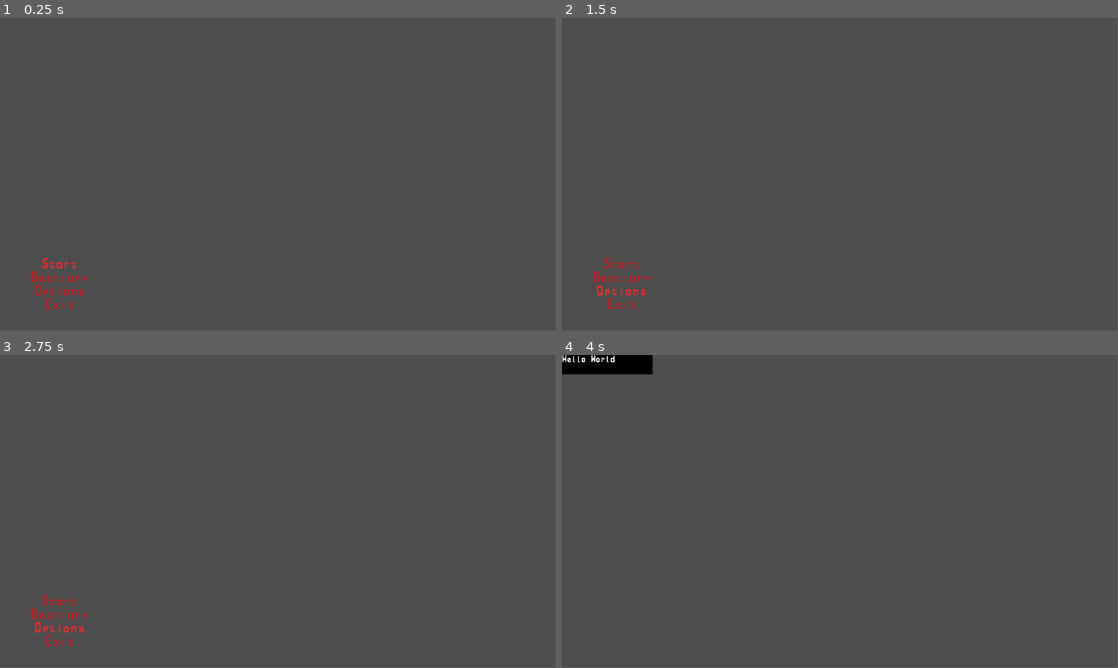
Above: before the commit, frames 1-4 (two rows, left to right).
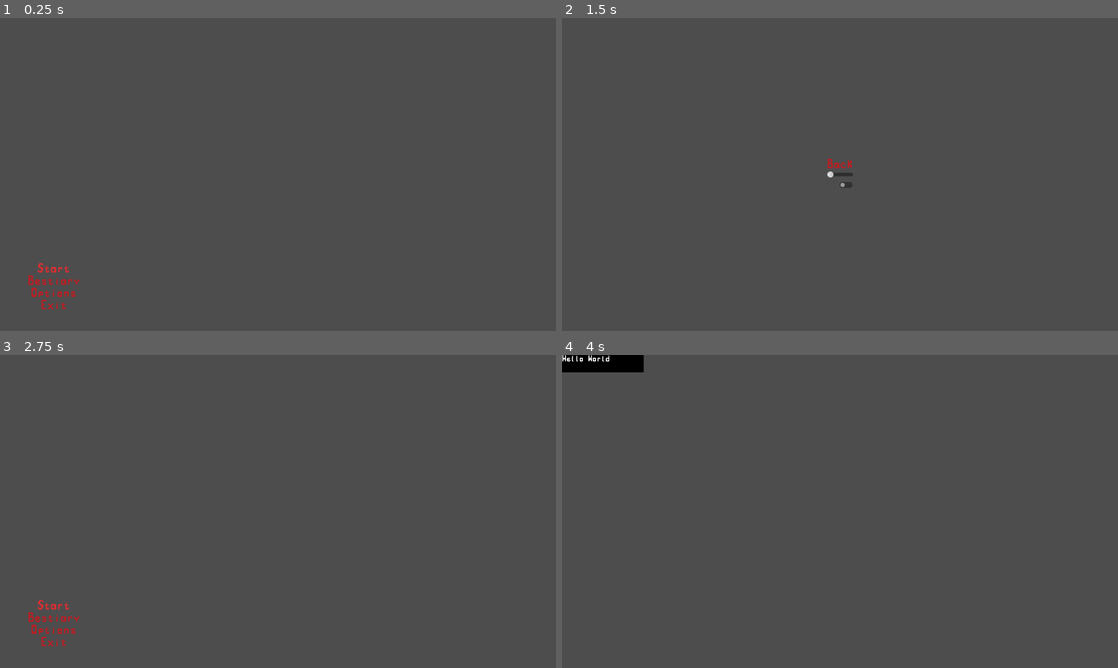
Above: after the commit, the same moments.

Repository: Dark7ermina7or/Project-MoSzat
Game: Godot game, scene res://Scenes/menu.tscn
The game is run twice, just before and just after one commit, with the same random seed, the same clock (stepped at 60 frames per second) and the same inputs.
Inputs (mouse positions are in pixels of both pictures, inside the frame that each line leads up to):
- Up to frame 1 (0.25 s): no input
- Up to frame 2 (1.5 s): click "Bestiary" at 0.5 s; click "Options" at 1.25 s
- Up to frame 3 (2.75 s): click (278, 502) at 2 s, where only the run after the commit has a clickable "Back"
- Up to frame 4 (4 s): click "Start" at 2.75 s; tap Enter at 3.5 s
In our replay, the window is 799x449 before the commit and 800x450 after it. These sizes can differ from the game's own. Grey fills any space a smaller window leaves; there, only what the larger window draws over its background counts as a difference.

The runs differ from the first frame. In frame 1, 0.5% of the frame differs, in the area x 5-16%, y 76-94%; in frame 2, 0.5%; in frame 3, 0.6%; in frame 4, 0.3%.

Commit message:
Added Sound files + Options menu base

Diff:
--- a/FontTheme.tres
+++ b/FontTheme.tres
@@ -39,3 +39,7 @@
 Button/styles/hover = SubResource("StyleBoxTexture_novls")
 Button/styles/normal = SubResource("StyleBoxTexture_f7663")
 Button/styles/pressed = SubResource("StyleBoxTexture_o1cun")
+MarginContainer/constants/margin_bottom = 48
+MarginContainer/constants/margin_left = 64
+MarginContainer/constants/margin_right = 48
+MarginContainer/constants/margin_top = 64
--- a/Scenes/menu.tscn
+++ b/Scenes/menu.tscn
@@ -13,36 +13,42 @@
 theme = ExtResource("1_tsum5")
 script = ExtResource("1_eahab")
 
-[node name="VBoxContainer" type="VBoxContainer" parent="."]
+[node name="MarginContainer" type="MarginContainer" parent="."]
 layout_mode = 1
-anchors_preset = 2
-anchor_top = 1.0
+anchors_preset = 15
+anchor_right = 1.0
 anchor_bottom = 1.0
-offset_left = 64.0
-offset_top = -150.0
-offset_right = 184.0
-offset_bottom = -42.0
-grow_vertical = 0
+grow_horizontal = 2
+grow_vertical = 2
+theme_override_constants/margin_left = 64
+theme_override_constants/margin_top = 48
+theme_override_constants/margin_right = 64
+theme_override_constants/margin_bottom = 48
 
-[node name="Start" type="Button" parent="VBoxContainer"]
+[node name="VBoxContainer" type="VBoxContainer" parent="MarginContainer"]
+layout_mode = 2
+size_flags_horizontal = 0
+size_flags_vertical = 8
+
+[node name="Start" type="Button" parent="MarginContainer/VBoxContainer"]
 layout_mode = 2
 focus_neighbor_top = NodePath("../Exit")
 text = "Start"
 
-[node name="Bestiary" type="Button" parent="VBoxContainer"]
+[node name="Bestiary" type="Button" parent="MarginContainer/VBoxContainer"]
 layout_mode = 2
 text = "Bestiary"
 
-[node name="Options" type="Button" parent="VBoxContainer"]
+[node name="Options" type="Button" parent="MarginContainer/VBoxContainer"]
 layout_mode = 2
 text = "Options"
 
-[node name="Exit" type="Button" parent="VBoxContainer"]
+[node name="Exit" type="Button" parent="MarginContainer/VBoxContainer"]
 layout_mode = 2
 focus_neighbor_bottom = NodePath("../Start")
 text = "Exit"
 
-[connection signal="pressed" from="VBoxContainer/Start" to="." method="_on_start_pressed"]
-[connection signal="pressed" from="VBoxContainer/Bestiary" to="." method="_on_bestiary_pressed"]
-[connection signal="pressed" from="VBoxContainer/Options" to="." method="_on_options_pressed"]
-[connection signal="pressed" from="VBoxContainer/Exit" to="." method="_on_exit_pressed"]
+[connection signal="pressed" from="MarginContainer/VBoxContainer/Start" to="." method="_on_start_pressed"]
+[connection signal="pressed" from="MarginContainer/VBoxContainer/Bestiary" to="." method="_on_bestiary_pressed"]
+[connection signal="pressed" from="MarginContainer/VBoxContainer/Options" to="." method="_on_options_pressed"]
+[connection signal="pressed" from="MarginContainer/VBoxContainer/Exit" to="." method="_on_exit_pressed"]
--- /dev/null
+++ b/Scenes/settings_menu.tscn
@@ -0,0 +1,51 @@
+[gd_scene load_steps=4 format=3 uid="uid://brj6q4ppv57ga"]
+
+[ext_resource type="Script" path="res://Scripts/settings_menu.gd" id="1_q1pol"]
+[ext_resource type="Theme" uid="uid://scev88nm8kc5" path="res://FontTheme.tres" id="2_0d45o"]
+
+[sub_resource type="AudioStreamMP3" id="AudioStreamMP3_u6ruf"]
+
+[node name="SettingsMenu" type="Control"]
+layout_mode = 3
+anchors_preset = 15
+anchor_right = 1.0
+anchor_bottom = 1.0
+grow_horizontal = 2
+grow_vertical = 2
+theme = ExtResource("2_0d45o")
+script = ExtResource("1_q1pol")
+
+[node name="MarginContainer" type="MarginContainer" parent="."]
+layout_mode = 1
+anchors_preset = 15
+anchor_right = 1.0
+anchor_bottom = 1.0
+grow_horizontal = 2
+grow_vertical = 2
+theme_override_constants/margin_left = 48
+theme_override_constants/margin_top = 64
+theme_override_constants/margin_right = 48
+theme_override_constants/margin_bottom = 64
+
+[node name="VBoxContainer" type="VBoxContainer" parent="MarginContainer"]
+layout_mode = 2
+size_flags_horizontal = 4
+size_flags_vertical = 4
+theme = ExtResource("2_0d45o")
+
+[node name="BackButton" type="Button" parent="MarginContainer/VBoxContainer"]
+layout_mode = 2
+text = "Back"
+
+[node name="VolumeSlider" type="HSlider" parent="MarginContainer/VBoxContainer"]
+layout_mode = 2
+
+[node name="MuteButton" type="CheckButton" parent="MarginContainer/VBoxContainer"]
+layout_mode = 2
+
+[node name="AudioStreamPlayer" type="AudioStreamPlayer" parent="."]
+stream = SubResource("AudioStreamMP3_u6ruf")
+
+[connection signal="pressed" from="MarginContainer/VBoxContainer/BackButton" to="." method="_on_back_button_pressed"]
+[connection signal="value_changed" from="MarginContainer/VBoxContainer/VolumeSlider" to="." method="_on_volume_slider_value_changed"]
+[connection signal="toggled" from="MarginContainer/VBoxContainer/MuteButton" to="." method="_on_mute_button_toggled"]
--- a/Scripts/menu.gd
+++ b/Scripts/menu.gd
@@ -6,7 +6,7 @@
 
 # Called when the node enters the scene tree for the first time.
 func _ready() -> void:
-	$VBoxContainer/Start.grab_focus()
+	$MarginContainer/VBoxContainer/Start.grab_focus()
 
 
 # Called every frame. 'delta' is the elapsed time since the previous frame.
@@ -19,7 +19,7 @@
 
 
 func _on_options_pressed() -> void:
-	pass # Replace with function body.
+	get_tree().change_scene_to_file("res://Scenes/settings_menu.tscn")
 
 
 func _on_bestiary_pressed() -> void:
--- /dev/null
+++ b/Scripts/settings_menu.gd
@@ -0,0 +1,23 @@
+extends Control
+
+
+# Called when the node enters the scene tree for the first time.
+func _ready() -> void:
+	pass # Replace with function body.
+
+
+# Called every frame. 'delta' is the elapsed time since the previous frame.
+func _process(delta: float) -> void:
+	pass
+
+
+func _on_back_button_pressed() -> void:
+	get_tree().change_scene_to_file("res://Scenes/menu.tscn")
+
+
+func _on_volume_slider_value_changed(value: float) -> void:
+	AudioServer.set_bus_volume_db(0,value)
+
+
+func _on_mute_button_toggled(toggled_on: bool) -> void:
+	AudioServer.set_bus_mute(0,!toggled_on)
--- /dev/null
+++ b/default_bus_layout.tres
@@ -0,0 +1,3 @@
+[gd_resource type="AudioBusLayout" format=3 uid="uid://chgio8a73njv4"]
+
+[resource]
--- a/project.godot
+++ b/project.godot
@@ -15,6 +15,14 @@
 config/features=PackedStringArray("4.3", "Forward Plus")
 config/icon="res://icon.svg"
 
+[display]
+
+window/size/viewport_width=1280
+window/size/viewport_height=720
+window/size/resizable=false
+window/stretch/mode="viewport"
+window/stretch/scale_mode="integer"
+
 [rendering]
 
 textures/canvas_textures/default_texture_filter=0
Not shown, added: Audio/Music/MoSzat-combat.wav.import
Not shown, added: Audio/SFX/AttackFX.wav.import
Not shown, added: Audio/SFX/AttackFX2.wav.import
Not shown, added: Audio/SFX/MenuSelectFX.wav.import
Not shown, added: Audio/SFX/PlayerDeathFX.wav.import
Not shown, added: Audio/SFX/PowerUpFX.wav.import
Binary file added: Sprites/Sheets/Ship_Boss.png
Not shown, added: Sprites/Sheets/Ship_Boss.png.import
Binary file added: Sprites/Sheets/Ship_Bulwark.png
Not shown, added: Sprites/Sheets/Ship_Bulwark.png.import
Binary file added: Sprites/Sheets/Ship_Interceptor.png
Not shown, added: Sprites/Sheets/Ship_Interceptor.png.import
(and 22 more such lines)
